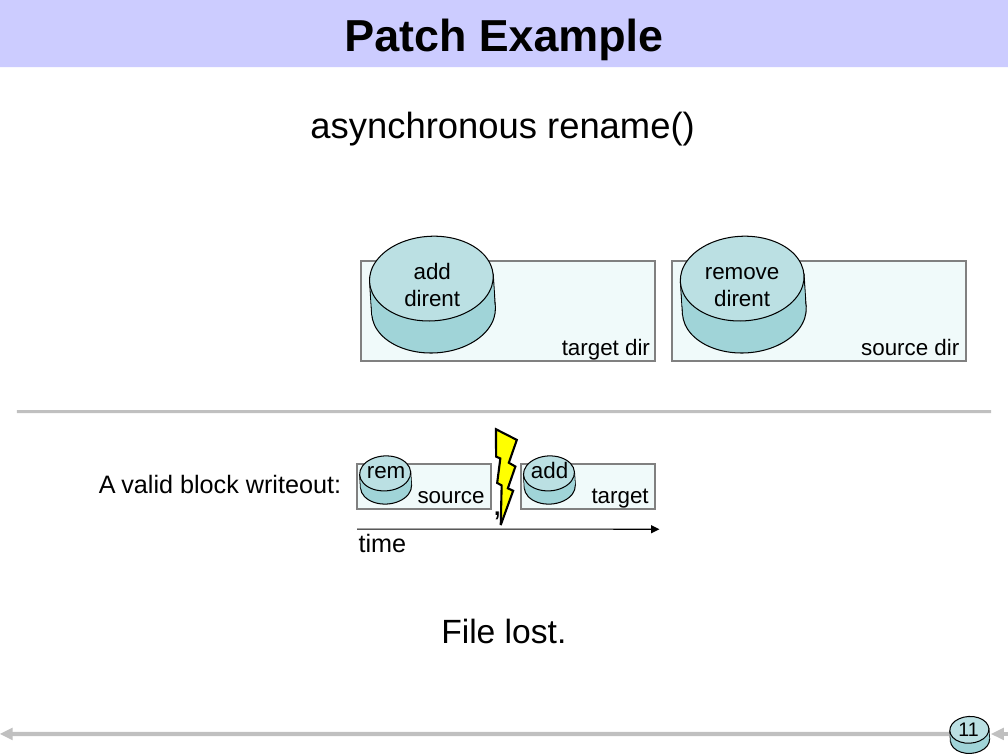
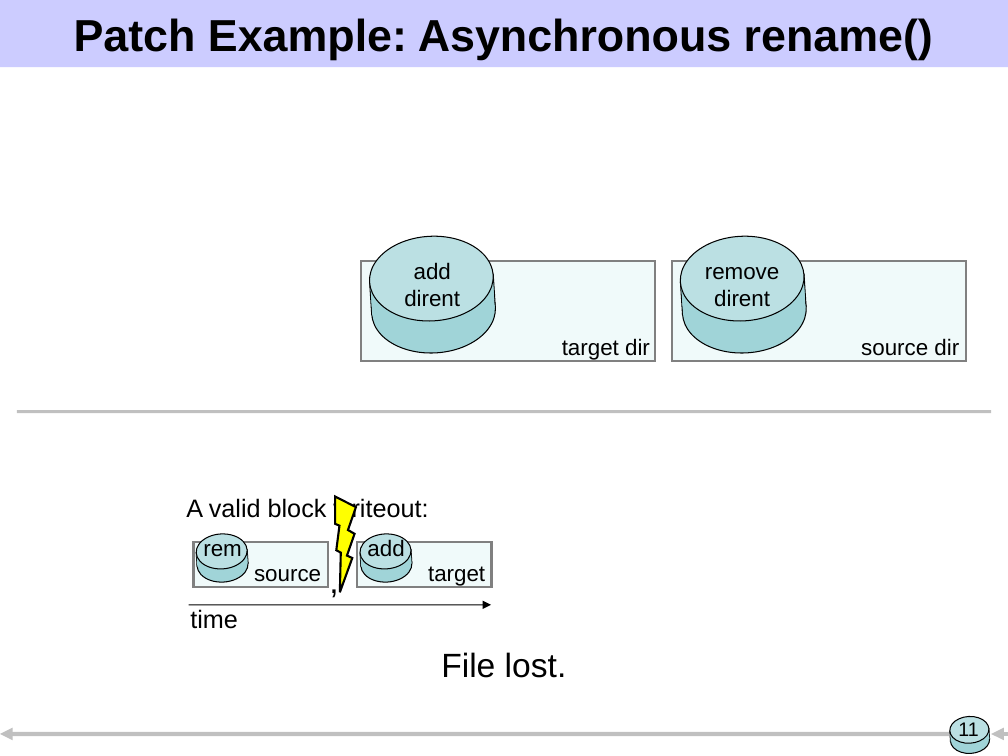
Before and after one commit to ucla-readable/fstitch-doc, a slide deck: slide 11 of sosp/pres.ppt. Drawn at 1008x756 pixels with LibreOffice and Linux fonts; fonts in the diff are those of the drawing. Boxes give left, top, right and bottom in pixels: in the first picture for what was removed or moved away, otherwise in the second. Text is boxed around its words. In the diff, an @@ line names an element or a change of style, - is before the commit and + after.

```diff
--- a/sosp/pres.ppt
+++ b/sosp/pres.ppt
@@ title at [74, 18, 933, 60]: text changed @@
-Patch Example
+Patch Example: Asynchronous rename()
@@ text removed at [310, 111, 695, 146] @@
-asynchronous rename()
@@ text "A valid block writeout:" rewrapped from [99, 474, 341, 494] to [186, 497, 428, 523] @@
@@ lightning bolt: place and size @@
-lightning bolt at [471, 424, 541, 525]
+lightning bolt at [311, 492, 380, 593]
@@ ellipse: place and size @@
-ellipse at [522, 454, 575, 492]
+ellipse at [196, 533, 249, 571]
@@ rectangle: place and size @@
-rectangle at [521, 464, 655, 509]
+rectangle at [194, 541, 328, 587]
@@ ellipse: place and size @@
-ellipse at [523, 467, 576, 505]
+ellipse at [196, 546, 249, 584]
@@ rectangle: place and size @@
-rectangle at [524, 471, 576, 487]
+rectangle at [196, 550, 248, 566]
@@ rectangle: place and size @@
-rectangle at [524, 472, 575, 488]
+rectangle at [196, 550, 247, 566]
@@ 5 texts: place and size @@
-5 texts at [367, 460, 649, 527]
+5 texts at [203, 538, 485, 605]
@@ rectangle: place and size @@
-rectangle at [357, 464, 491, 509]
+rectangle at [358, 541, 492, 587]
@@ 2 rectangles, 2 ellipses: place and size @@
-2 rectangles, 2 ellipses at [359, 454, 413, 505]
+2 rectangles, 2 ellipses at [359, 533, 413, 584]
@@ text "time": place and size @@
-text "time" at [359, 533, 407, 553]
+text "time" at [190, 609, 238, 629]
@@ arrow moved from (357, 529) - (659, 529) to (188, 605) - (491, 605) @@
@@ text "File lost.": place and size @@
-text "File lost." at [441, 618, 567, 644]
+text "File lost." at [441, 652, 567, 678]
```
Also in this commit, not shown: 23 other slides changed, 3 slides added, 2 slides removed.
